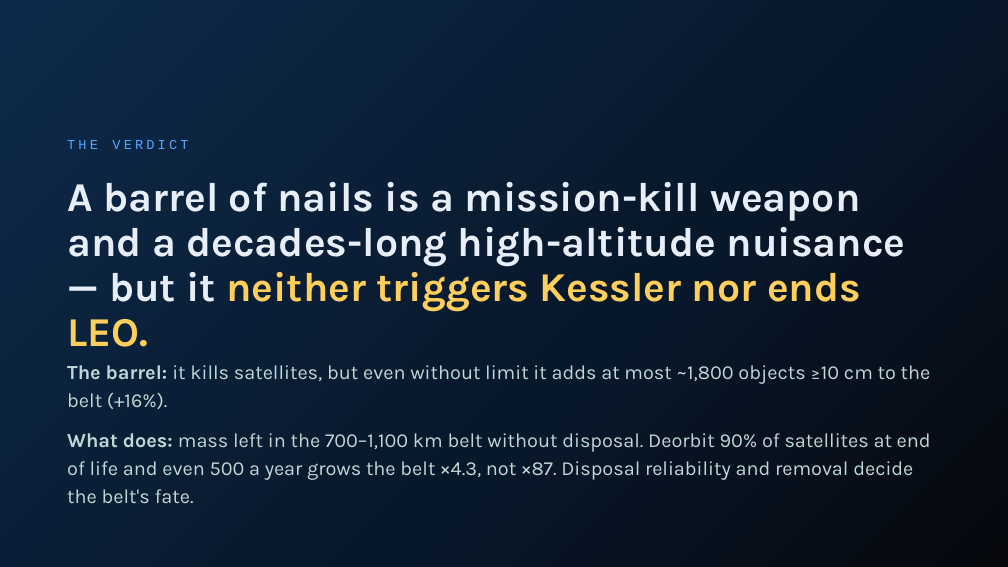
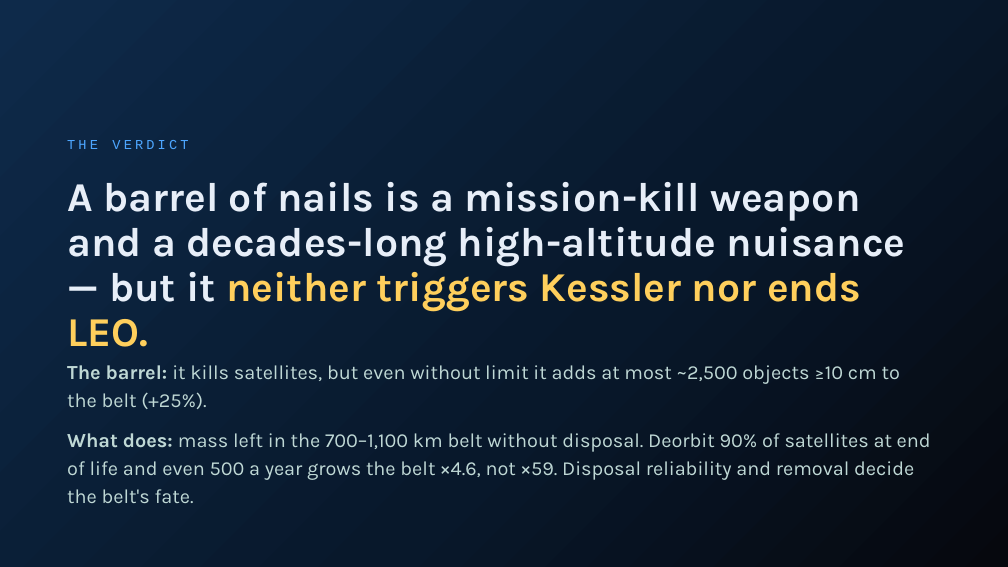
Before and after one commit to TimKadyrov/DebrisCascade, a slide deck: slide 23 of Barrel of Nails — Kessler Study.pptx. Drawn at 1008x567 pixels with LibreOffice and Linux fonts; fonts in the diff are those of the drawing. Boxes give left, top, right and bottom in pixels: in the first picture for what was removed or moved away, otherwise in the second. Text is boxed around its words. In the diff, an @@ line names an element or a change of style, - is before the commit and + after.

Commit message:
Deck on the cube engine; 2006 NASA benchmark panel
- Scenario numbers from 16-seed cube ensembles: nothing added x1.19,
  50/yr x2.6, 200/yr x18, 500/yr x59 (working satellites x4.6), operators
  quit ~yr 27 then x2.8, removal ~10/yr (~2 without explosions, ~60 with
  50/yr). Barrel-sized effects stay on the box model: ceiling +25%,
  90-230 barrels double the 1-10 cm field, ASAT ~22 barrels.
- Charts: seed-range bands/whiskers with the box model dashed; engine
  roles on the tool and engines slides.
- Limits slide: benchmark panel (LEGEND vs box vs cube, no old box) with
  the 2006 rerun at 16 seeds: cube 11.5 (5-17) vs LEGEND 10.8.
- SUMMARY and README rewritten for the cube headline and the benchmark.

```diff
--- a/Barrel of Nails — Kessler Study.pptx
+++ b/Barrel of Nails — Kessler Study.pptx
@@ text at [67,365,931,503]: text changed @@
-The barrel: it kills satellites, but even without limit it adds at most ~1,800 objects ≥10 cm to the belt (+16%).
-What does: mass left in the 700–1,100 km belt without disposal. Deorbit 90% of satellites at end of life and even 500 a year grows the belt ×4.3, not ×87. Disposal reliability and removal decide the belt's fate.
+The barrel: it kills satellites, but even without limit it adds at most ~2,500 objects ≥10 cm to the belt (+25%).
+What does: mass left in the 700–1,100 km belt without disposal. Deorbit 90% of satellites at end of life and even 500 a year grows the belt ×4.6, not ×59. Disposal reliability and removal decide the belt's fate.
```
Also in this commit, not shown: 14 other slides changed, 15 other files.
